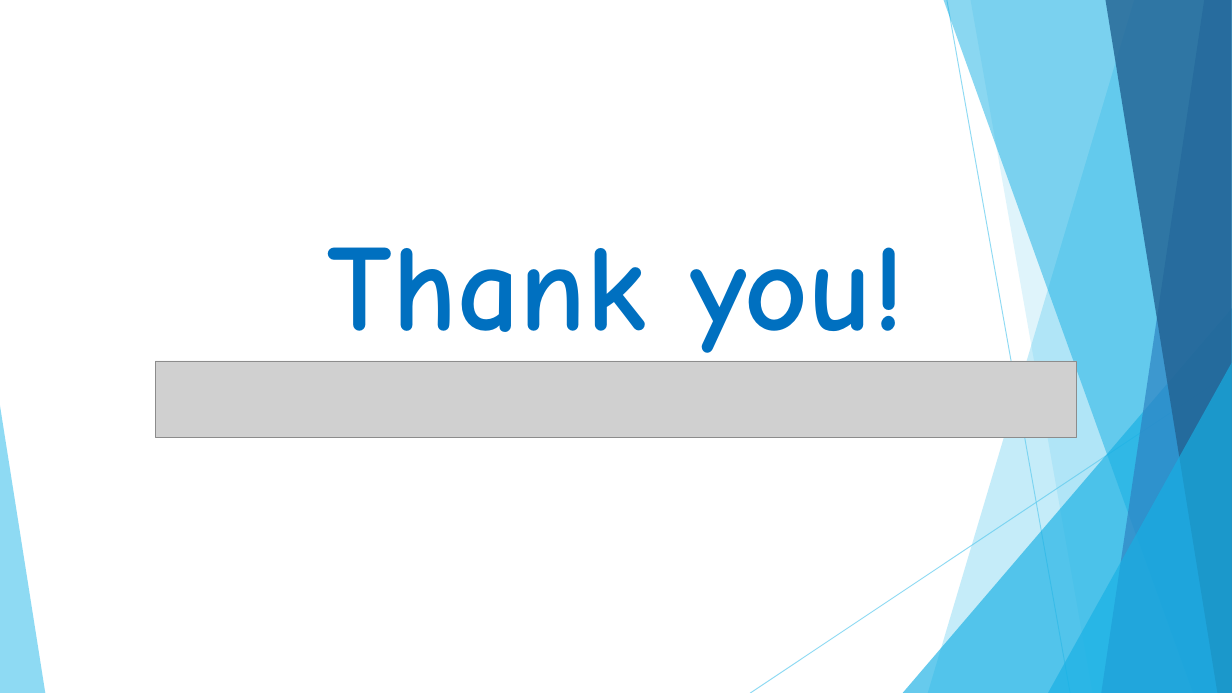
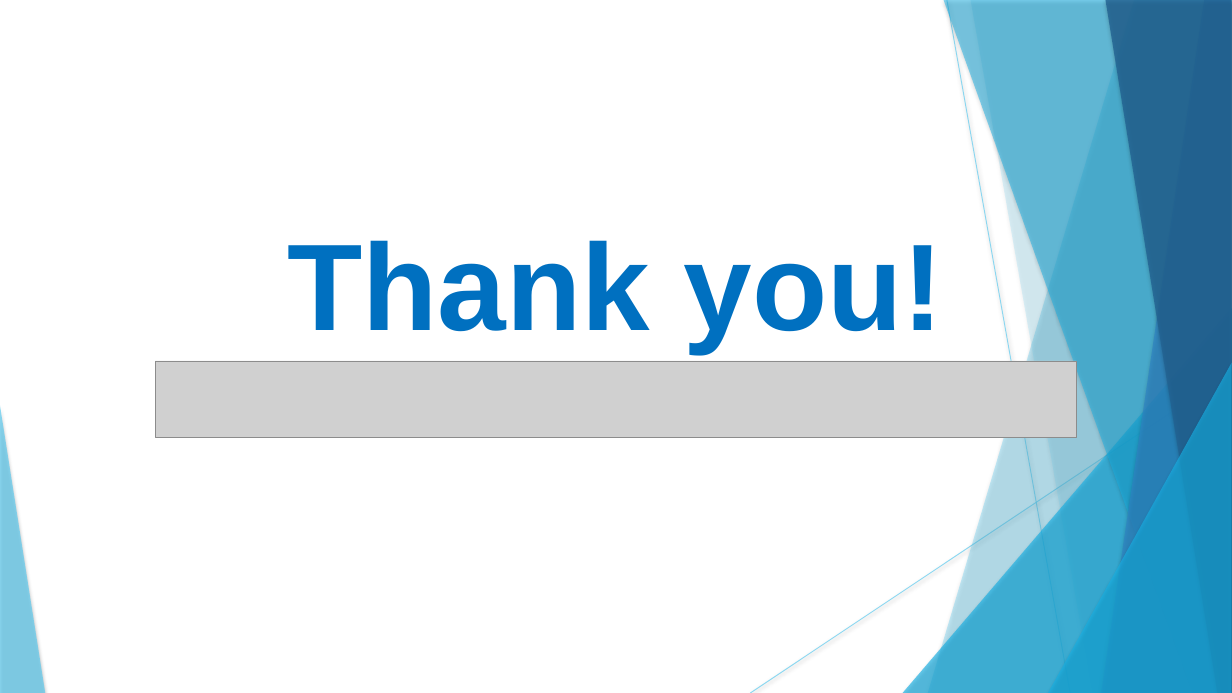
Before and after one commit to gmax-ws/akka-hhtp-microservice, a slide deck: slide 22 of presentation/reactive-microservice.pptx. Drawn at 1232x693 pixels with LibreOffice and Linux fonts; fonts in the diff are those of the drawing; grey boxes stand for pictures. Boxes give left, top, right and bottom in pixels: in the first picture for what was removed or moved away, otherwise in the second. Text is boxed around its words. In the diff, an @@ line names an element or a change of style, - is before the commit and + after.

```diff
--- a/presentation/reactive-microservice.pptx
+++ b/presentation/reactive-microservice.pptx
@@ line (947, 0) - (1070, 693): stroke #5FCBEF 0.75 pt to #5FCBEF 0.74 pt @@
@@ freeform shape at box(970, 0, 1232, 693): shadow on; outline redrawn @@
@@ text "Thank you!" at box(287, 240, 944, 353): font Comic Neue to Arial @@
@@ line (1232, 372) - (750, 693): stroke #5FCBEF 0.75 pt to #5FCBEF 0.74 pt @@
@@ shadow on in 7 elements at box(928, 0, 1232, 693), box(903, 308, 1232, 693), box(944, 0, 1232, 693), box(1102, 0, 1232, 693), box(1105, 0, 1232, 693), box(1048, 363, 1232, 693), box(0, 406, 45, 693) @@
```
Also in this commit, not shown: 21 other slides changed, 4 other files.
